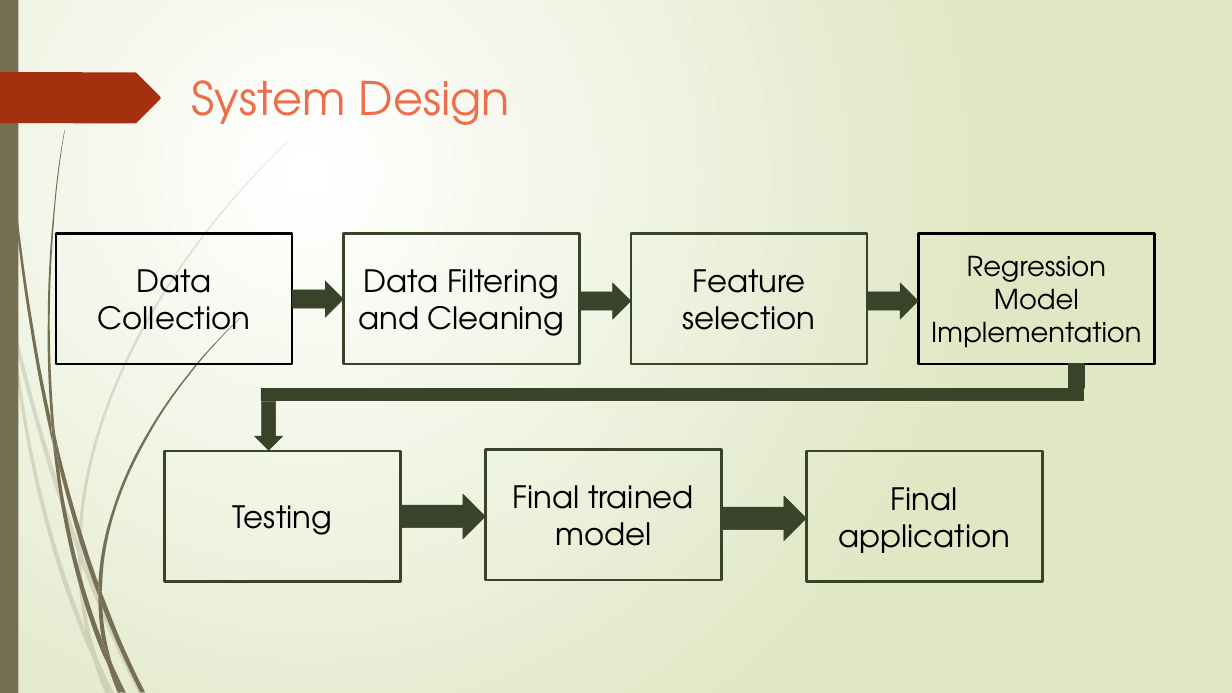
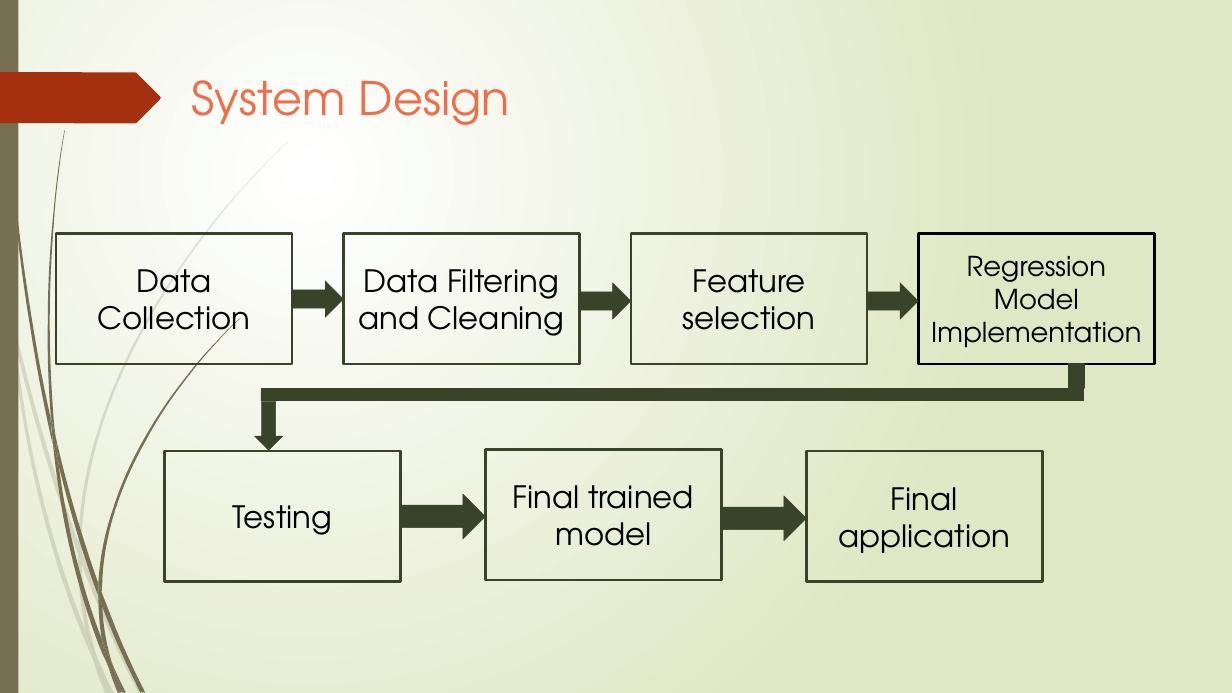
Before and after one commit to NavaneethVijay/vtuproject, a slide deck: slide 5 of Phase-II-Seminar.pptx (slide 6 before the commit). Drawn at 1232x693 pixels with LibreOffice and Linux fonts; fonts in the diff are those of the drawing. Boxes give left, top, right and bottom in pixels: in the first picture for what was removed or moved away, otherwise in the second. Text is boxed around its words. In the diff, an @@ line names an element or a change of style, - is before the commit and + after.

```diff
--- a/Phase-II-Seminar.pptx
+++ b/Phase-II-Seminar.pptx
@@ rectangle "Data Collection" at bbox=[55, 233, 292, 363]: outline #000000 1.5 pt to #39432A 1.5 pt @@
```
Also in this commit, not shown: 7 other slides changed, 1 slide added, 1 slide removed, 8 other files.
